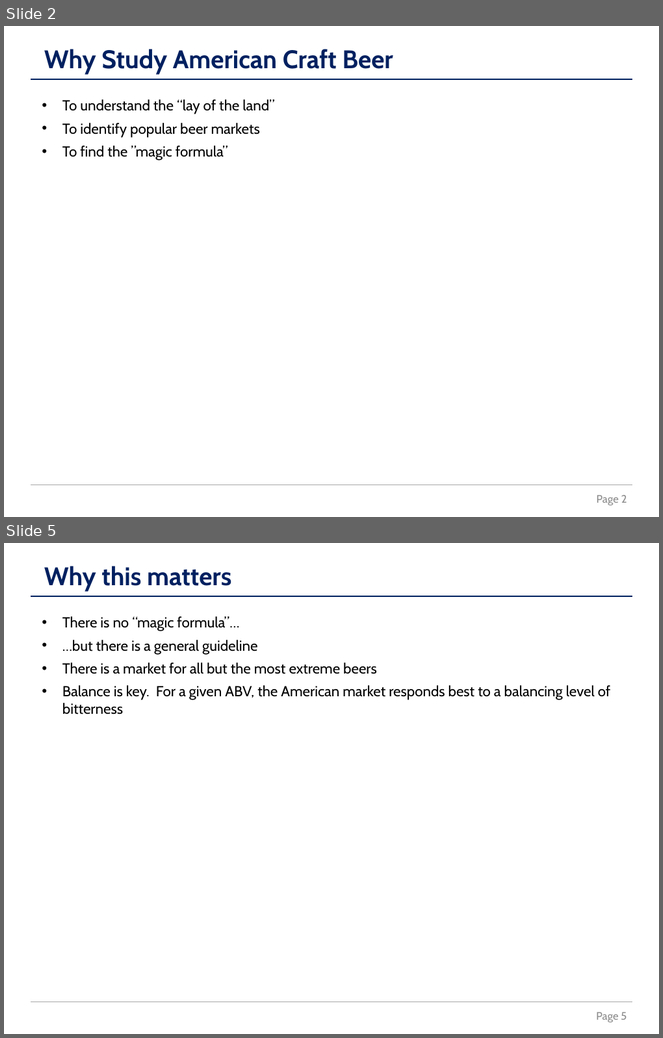
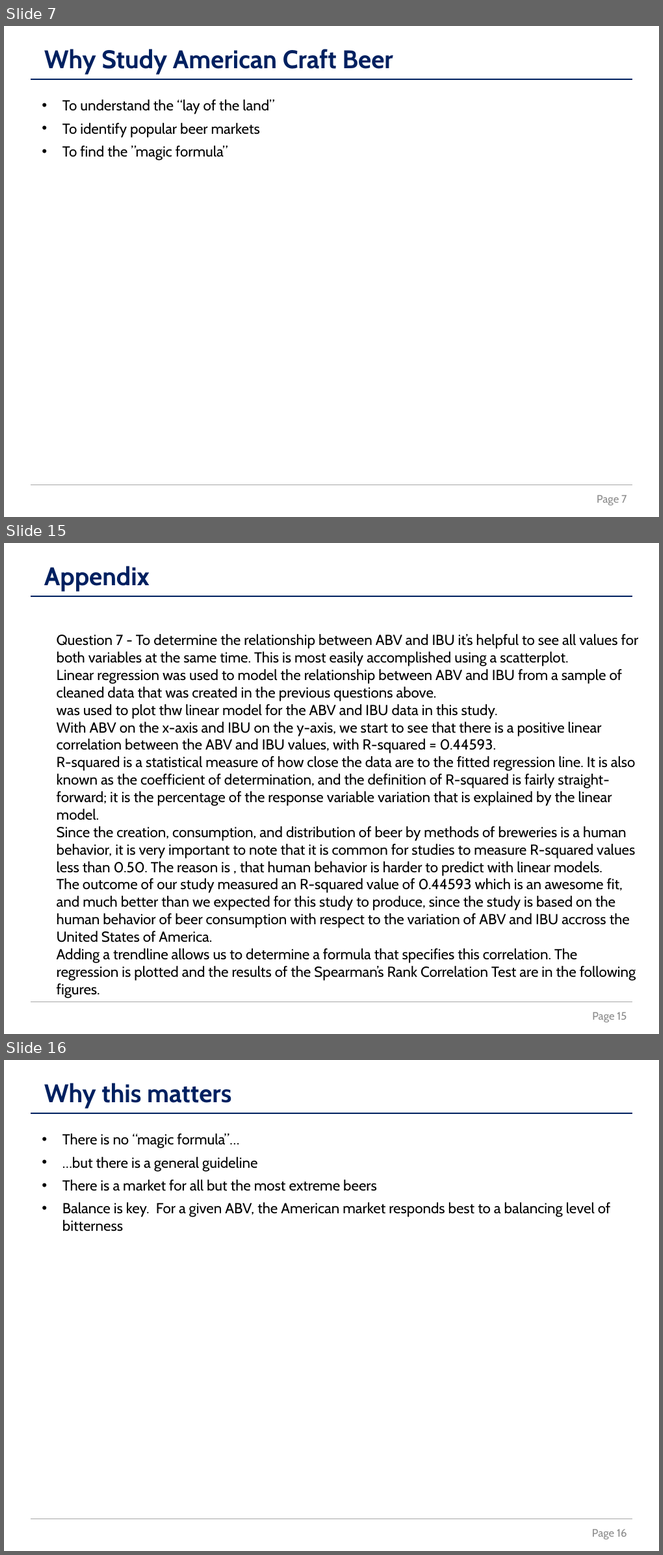
Before and after one commit to la-mar/DDS_Case_Study_1, a slide deck: docs/revised_presentation_from_template.pptx. Shown one above the other, each under a label of ours: slides 2 and 5 before the commit, slides 7, 15 and 16 after it; the slides between them are not shown. The pictures are 663x1038 and 663x1555 pixels, drawn with LibreOffice and Linux fonts; fonts in the diff are those of the drawing. Boxes give left, top, right and bottom in pixels: in the first picture for what was removed or moved away, otherwise in the second. Text is boxed around its words. In the diff, an @@ line names an element or a change of style, - is before the commit and + after.

```diff
--- a/docs/revised_presentation_from_template.pptx
+++ b/docs/revised_presentation_from_template.pptx
@@ slide 15 added at (4,543,659,1034), background #FFFFFF @@
@@ text added at (44,566,150,592), 28 pt, text #002060, bold @@
+Appendix
@@ line added from (30, 596) to (633, 596), #002060 1 pt @@
@@ text added at (57,634,639,999), 16 pt, text #000000 @@
+Question 7 - To determine the relationship between ABV and IBU it’s helpful to see all values for both variables at the same time. This is most easily accomplished using a scatterplot.
+Linear regression was used to model the relationship between ABV and IBU from a sample of cleaned data that was created in the previous questions above.
+was used to plot thw linear model for the ABV and IBU data in this study.
+With ABV on the x-axis and IBU on the y-axis, we start to see that there is a positive linear correlation between the ABV and IBU values, with R-squared = 0.44593.
+R-squared is a statistical measure of how close the data are to the fitted regression line. It is also known as the coefficient of determination, and the definition of R-squared is fairly straight-forward; it is the percentage of the response variable variation that is explained by the linear model.
+Since the creation, consumption, and distribution of beer by methods of breweries is a human behavior, it is very important to note that it is common for studies to measure R-squared values less than 0.50. The reason is , that human behavior is harder to predict with linear models.
+The outcome of our study measured an R-squared value of 0.44593 which is an awesome fit, and much better than we expected for this study to produce, since the study is based on the human behavior of beer consumption with respect to the variation of ABV and IBU accross the United States of America.
+Adding a trendline allows us to determine a formula that specifies this correlation. The regression is plotted and the results of the Spearman’s Rank Correlation Test are in the following figures.
@@ line added from (30, 1003) to (633, 1003), #A6A6A6 1 pt @@
@@ page number added at (592,1012,627,1023), 12 pt, text #8C8C8C @@
+Page 15
@@ what was slide 2 is now slide 7 @@
@@ page number at (597,495,627,506): text changed @@
-Page 2
+Page 7
@@ what was slide 5 is now slide 16 @@
@@ page number at (592,1529,627,1540): text changed @@
-Page 5
+Page 16
```
Also in this commit, not shown: 3 slides changed, 10 other slides added, 13 other files.
